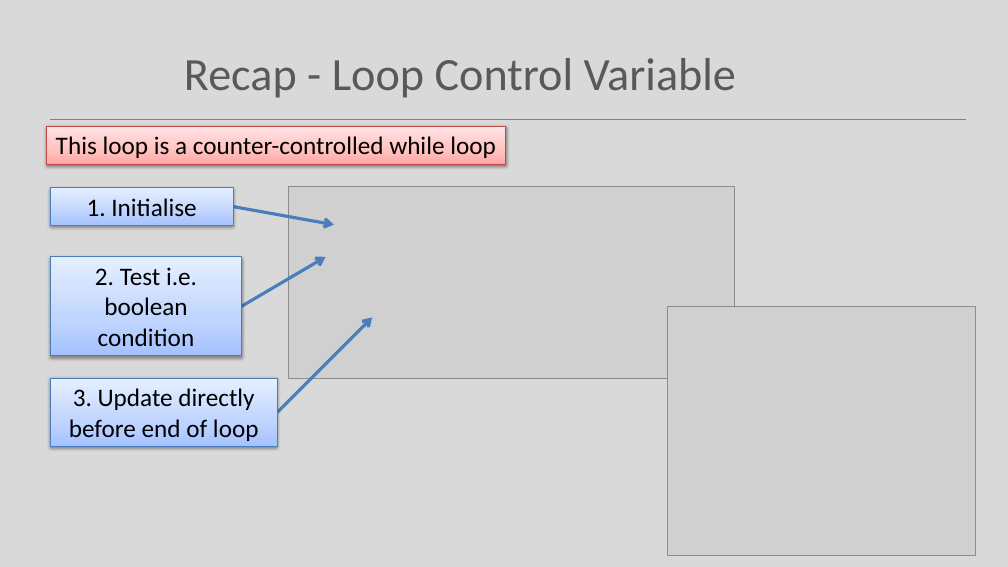
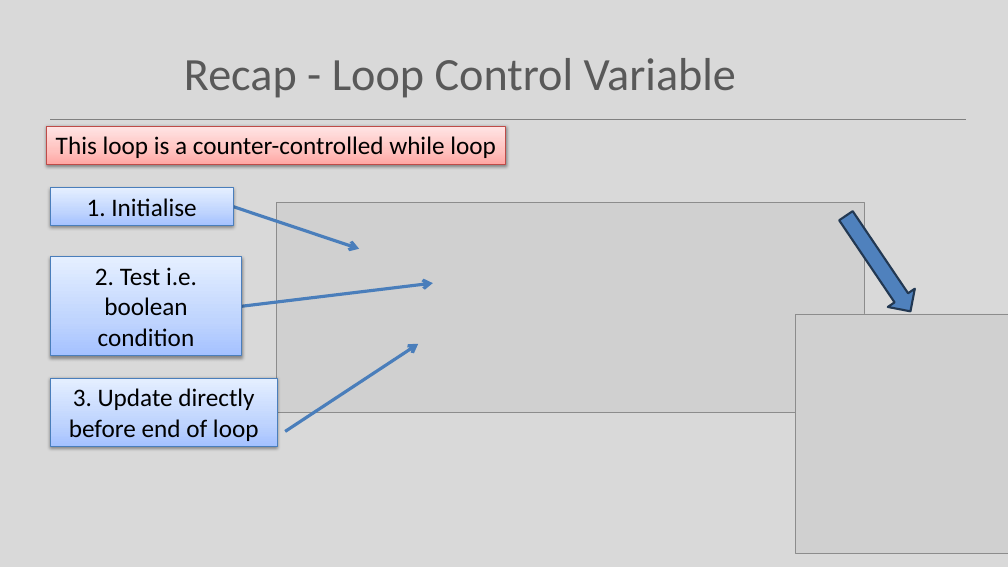
Before and after one commit to Programming-Fundamentals-SETU/prog-fund-1-sept-25, a slide deck: slide 3 of topic09-menus-and-persistence/unit-1/talk-1-loop-recap/a-loops.pptx. Drawn at 1008x567 pixels with LibreOffice and Linux fonts; fonts in the diff are those of the drawing; grey boxes stand for pictures. Boxes give left, top, right and bottom in pixels: in the first picture for what was removed or moved away, otherwise in the second. Text is boxed around its words. In the diff, an @@ line names an element or a change of style, - is before the commit and + after.

```diff
--- a/topic09-menus-and-persistence/unit-1/talk-1-loop-recap/a-loops.pptx
+++ b/topic09-menus-and-persistence/unit-1/talk-1-loop-recap/a-loops.pptx
@@ arrow moved from (233, 206) - (334, 225) to (233, 206) - (359, 249) @@
@@ picture resized from (x1=288, y1=186, x2=734, y2=378) to (x1=277, y1=202, x2=864, y2=412) @@
@@ right arrow added at (x1=832, y1=206, x2=924, y2=321), fill #4F81BD, outline #233953 2 pt @@
@@ arrow moved from (242, 306) - (326, 257) to (242, 306) - (433, 284) @@
@@ picture resized from (x1=668, y1=306, x2=975, y2=555) to (x1=796, y1=314, x2=1008, y2=554) @@
@@ arrow moved from (278, 412) - (372, 318) to (285, 432) - (418, 344) @@
```
Also in this commit, not shown: 5 other slides changed, 17 other files.
